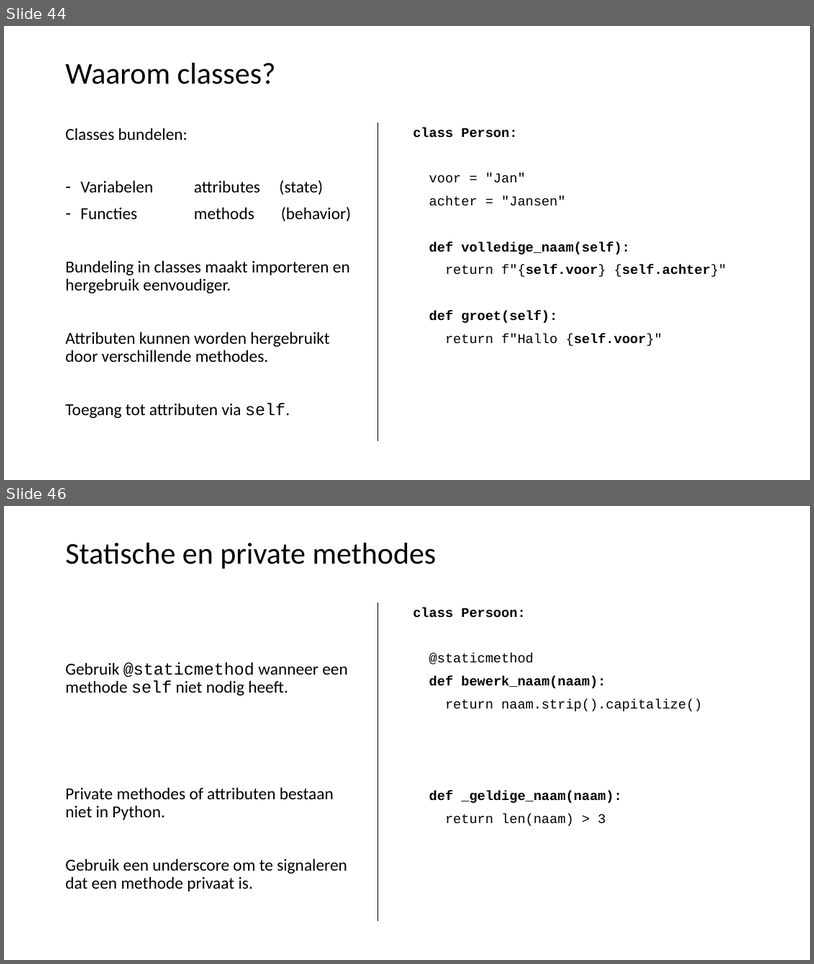
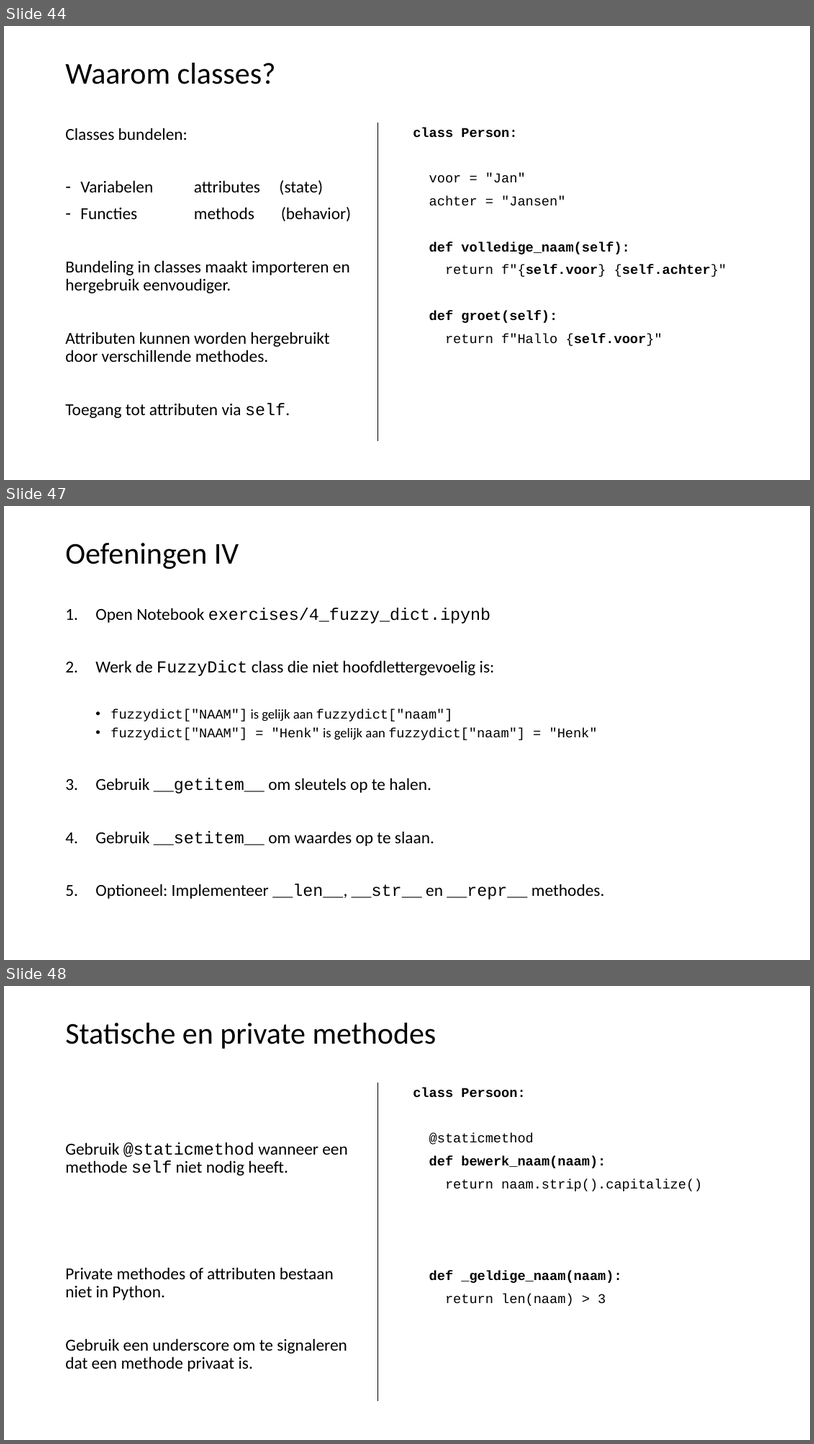
Before and after one commit to LFKoning/knowledge-sharing, a slide deck: python_trainees/1_basics_classes/python_traineeship_1.pptx. Shown one above the other, each under a label of ours: slides 44 and 46 before the commit, slides 44, 47 and 48 after it; the slides between them are not shown. The pictures are 814x964 and 814x1444 pixels, drawn with LibreOffice and Linux fonts; fonts in the diff are those of the drawing. Boxes give left, top, right and bottom in pixels: in the first picture for what was removed or moved away, otherwise in the second. Text is boxed around its words. In the diff, an @@ line names an element or a change of style, - is before the commit and + after.

```diff
--- a/python_trainees/1_basics_classes/python_traineeship_1.pptx
+++ b/python_trainees/1_basics_classes/python_traineeship_1.pptx
@@ slide 47 added at box(4, 506, 810, 960), background #FFFFFF @@
@@ title added at box(65, 543, 239, 569), 36 pt, text #000000 @@
+Oefeningen IV
@@ text added at box(95, 608, 605, 899), 20 pt, text #000000 @@
+1. Open Notebook exercises/4_fuzzy_dict.ipynb
+2. Werk de FuzzyDict class die niet hoofdlettergevoelig is:
+  • fuzzydict["NAAM"] is gelijk aan fuzzydict["naam"]
+  • fuzzydict["NAAM"] = "Henk" is gelijk aan fuzzydict["naam"] = "Henk"
+3. Gebruik __getitem__ om sleutels op te halen.
+4. Gebruik __setitem__ om waardes op te slaan.
+5. Optioneel: Implementeer __len__, __str__ en __repr__ methodes.
@@ what was slide 46 is now slide 48 @@
```
Also in this commit, not shown: 5 slides changed, 1 other slide added, 10 other files.
